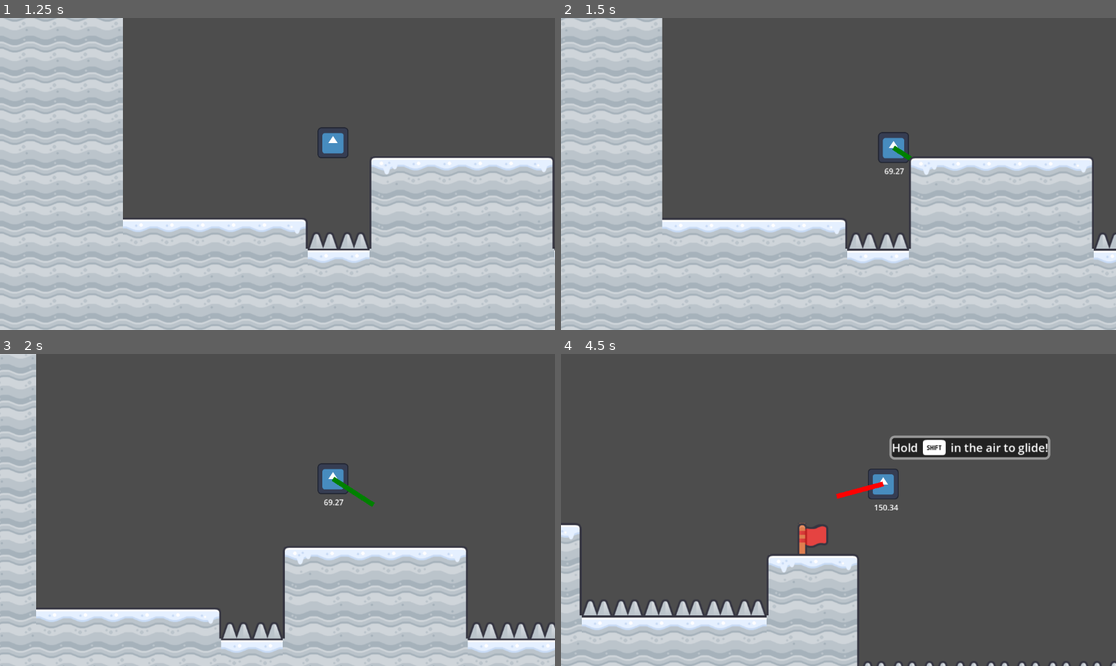
Above: before the commit, frames 1-4 (two rows, left to right).
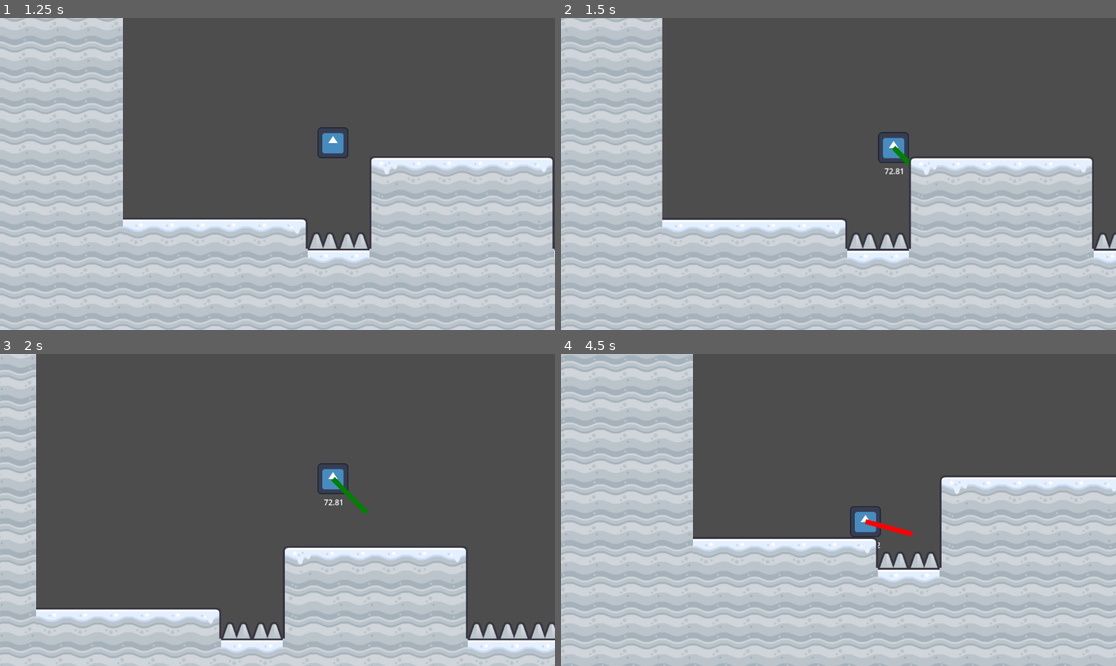
Above: after the commit, the same moments.

Repository: Emarald64/gliding-game
Game: Godot game, scene res://Scenes/main.tscn
Same seed, same stepped clock (60 frames per second), same inputs: the game is played once before the commit and once after it. The engine's default icon, where the game draws it, is replaced by a stand-in: a white triangle on a blue panel in a dark square.
Inputs:
- Up to frame 1 (1.25 s): tap Enter at 0.5 s; hold Right (move_right) from 0.53 s (still down); hold Shift (glide) from 0.53 s (still down); tap Space (jump) at 0.77 s
- Up to frame 2 (1.5 s): keep holding Right (move_right); release Shift (glide) at 1.28 s; tap Shift (glide) at 1.35 s
- Up to frame 3 (2 s): keep holding Right (move_right); tap Space (jump) at 1.52 s
- Up to frame 4 (4.5 s): release Right (move_right) at 2.03 s; hold Left (move_left) 2.03-2.78 s; hold Shift (glide) 2.03-2.78 s; hold Right (move_right) 2.78-4.28 s; tap Shift (glide) at 2.85, 4.35 s; tap Space (jump) at 3.02, 3.77 s; hold Shift (glide) 3.53-4.28 s; hold Left (move_left) from 4.28 s (still down)

Frame 1 is identical in both runs. In frame 2, 0.1% of the frame differs, in the area x 58-64%, y 40-51%; in frame 3, 0.3%; in frame 4, 55%, in the area x 0-100%, y 0-100%.

Commit message:
Made glide control easier

Diff:
--- a/Scenes/player.gd
+++ b/Scenes/player.gd
@@ -5,13 +5,13 @@
 const WalkAccel=2000
 
 #Gliding
-const angleChangeFactor=750
+const angleChangeFactor=50
 const StableGlideAngle=PI/12
 const maxGlideSpeed=1000
 const minGlideSpeed=150
-const glideAccel=500
+const glideAccel=700
 const glideDecel=500
-const HalfAngleRange=0.5
+const HalfAngleRange=PI/5
 const GlideBoostAngleChangeFactor=StableGlideAngle
 const GlideSpriteScale=Vector2(1.5,0.75)
 
@@ -37,7 +37,7 @@
 	if not is_on_floor():
 		if gliding:
 			# Glide movement
-			var maxAngleChange=delta * angleChangeFactor / glideSpeed
+			var maxAngleChange=delta * angleChangeFactor / sqrt(glideSpeed)
 
 			var boost=getGlideBoostAmmount()
 			if boost!=0:print("boost:"+str(boost))
@@ -73,7 +73,7 @@
 				canGlide=false
 		else:
 			# Fall
-			if Input.is_action_just_pressed("glide"):# and canGlide:
+			if Input.is_action_just_pressed("glide") and canGlide:
 				#Start Glide
 				$Sprite2D.scale*=GlideSpriteScale
 				$CollisionShape2D.shape.size*=GlideSpriteScale
